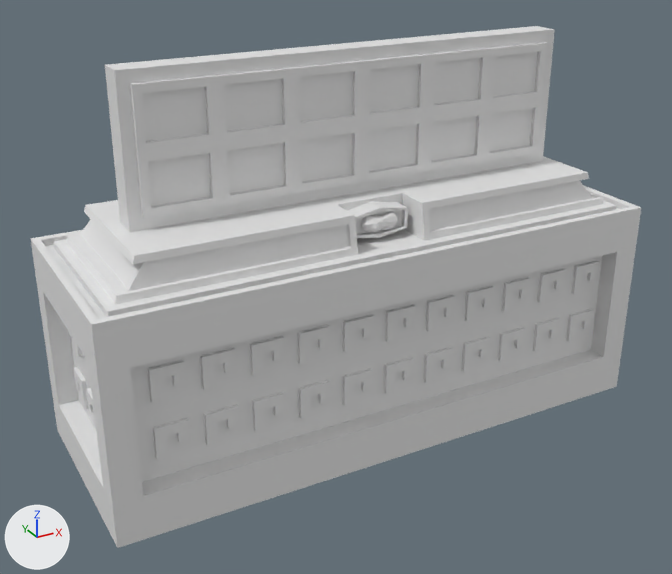
Renders of the glTF model globalgamejam/Assets/Terrain_Objects/Objetos_Clave/Mesa_ConPanel.glb from each side of a commit.
The view is the same before and after, from a 50 mm lens placed at (-2.02, -1.46, 46.24), pointed at (-0.1, 2.03, 44.5). Every picture has the same lights, and +X, +Y and +Z are marked at lower left. The picture after the commit comes second. Vertices at exactly the same position are counted once.

The first picture shows 'A1', 'A2', 'A3', 'A4', 'A5', 'B1', 'B2', 'B3', 'B4', 'B5', 'Mesa', 'Panel_Trasero' and 3 more.
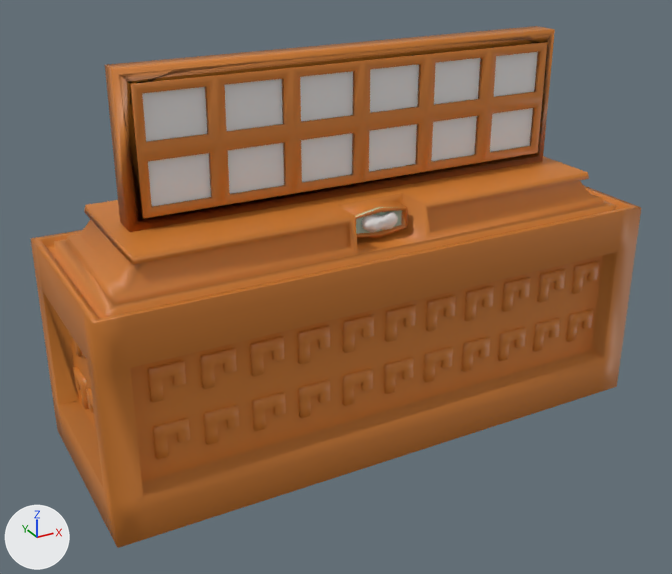
Where the change shows, as pixel boxes [x1, y1, x2, y2] in the pictures (672 x 574 px):
'Mesa', recoloured (white to brown): [30, 156, 641, 548] in both
'Panel_Trasero', recoloured, shading changed (white to brown): [105, 26, 555, 232] in both

Edits to the bpy script that builds the scene:
```text
Add img_paneles_base:
    img_paneles_base = load_image('Paneles_Base', '_unpacked/Paneles_Base', 512, 512, 'sRGB')
Add mat_paneles_base:
    mat_paneles_base = principled_material('Paneles_Base')
    mat_paneles_base.texture = img_paneles_base
Change me_cube:
    where me_cube.from_pydata(...)  # 1781 vertices, 2542 faces; spans x -1.34..1.34, y -0.5..0.5, z 43.79..44.95
    add me_cube.materials.append(mat_paneles_base)  # picture img_paneles_base
Change me_cube_003:
    where me_cube_003.from_pydata(...)  # 146 vertices, 338 faces; spans x -1.05..1.05, y -0.1..0.04, z 44.95..45.59
    used by ob_panel_trasero; location = (0.0, 2.076, 0.0)
    me_cube_003 part 1: all faces are now shaded smooth (338 of 338 changed)
    add me_cube_003.materials.append(mat_paneles_base)  # picture img_paneles_base
```
